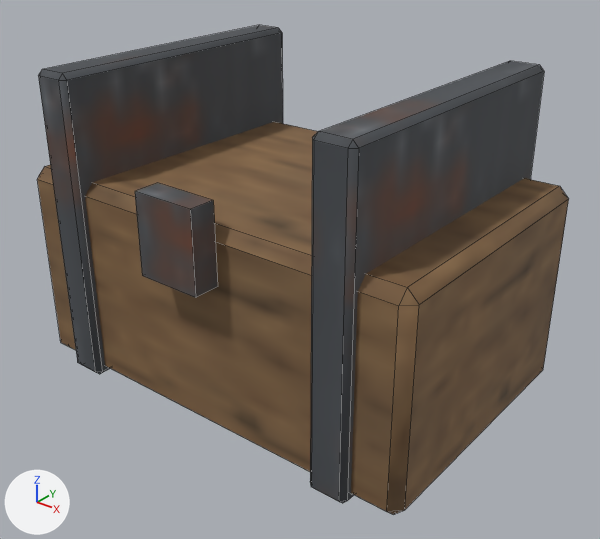
Two versions of the FBX model Export/Meshes/SW_Loot/SM_Chest_Common.fbx, one commit apart.
The view is the same before and after, from a camera (50 mm lens) standing at (3.69, -4.54, 3.66) and looking at (0.15, -0.12, 0.92). The axes (+X, +Y, +Z) are drawn at lower left. The lights are the same throughout. The first picture is the older version. Mesh edges are drawn as thin lines.

Objects in the first picture: 'SM_Chest_Common'.
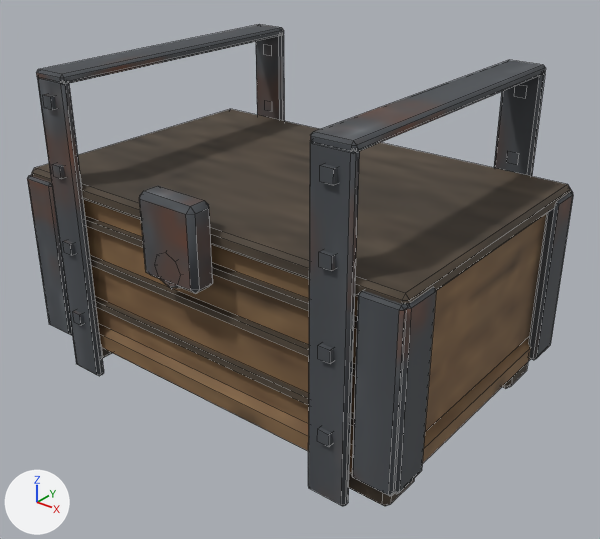
Pixel boxes (x1, y1, x2, y2) of what changed, in the pictures (600 x 539 px; the box of a moved part takes in the faces that stretch with it):
'SM_Chest_Common', reshaped
    before: (37, 25, 569, 514)
    after: (27, 25, 573, 506)
part 1 of me_sm_chest_common, added (mostly hidden)
    after: (95, 297, 354, 426)
part 2 of me_sm_chest_common, moved or reshaped
    before: (37, 122, 569, 514)
    after: (83, 200, 546, 445)
part 3 of me_sm_chest_common, added (mostly hidden)
    after: (90, 255, 356, 376)
part 4 of me_sm_chest_common, added (mostly hidden)
    after: (85, 216, 357, 329)
part 5 of me_sm_chest_common, added
    after: (72, 311, 84, 325)
part 6 of me_sm_chest_common, moved or reshaped (not visible afterwards)
    before: (38, 25, 283, 374)
part 7 of me_sm_chest_common, moved or reshaped
    before: (310, 61, 544, 503)
    after: (395, 287, 436, 494)
part 8 of me_sm_chest_common, added
    after: (529, 192, 573, 360)
part 9 of me_sm_chest_common, added
    after: (63, 240, 75, 255)
part 10 of me_sm_chest_common, added
    after: (52, 163, 65, 179)
part 11 of me_sm_chest_common, added
    after: (43, 94, 56, 110)
part 12 of me_sm_chest_common, added
    after: (317, 427, 332, 447)
part 13 of me_sm_chest_common, added
    after: (318, 343, 333, 363)
part 14 of me_sm_chest_common, added
    after: (319, 250, 335, 271)
part 15 of me_sm_chest_common, added
    after: (320, 164, 337, 185)
part 16 of me_sm_chest_common, rebuilt (11% narrower, 6% shorter)
    before: (135, 183, 218, 298)
    after: (139, 186, 213, 294)
part 17 of me_sm_chest_common, added
    after: (27, 25, 573, 506)

Diff of the bpy script that builds the scene:
```diff
--- a/Export/Meshes/SW_Loot/SM_Chest_Common.fbx.py
+++ b/Export/Meshes/SW_Loot/SM_Chest_Common.fbx.py
@@ me_sm_chest_common @@
-me_sm_chest_common.from_pydata(...)  # 80 vertices, 84 faces; spans x -1.7..1.7, y -1.3..1.17, z 0.0..2.4
+me_sm_chest_common.from_pydata(...)  # 736 vertices, 736 faces; spans x -1.7..1.7, y -1.3..1.17, z 0.0..2.4
+# me_sm_chest_common part 1: a new loose piece, a box spanning x -1.55..1.55, y -1.095..-1.045, z 0.595..0.645, in mat_m_survivalatlas_embed (picture img_t_survivalatlas_color_embed256_png)
+# me_sm_chest_common part 2: the loose piece of 24 vertices spanning x -1.7..1.7, y -1.1..1.1, z 0.0..1.6 is scaled about its middle by (0.947, 0.965, 0.85), then moved by (0.0, 0.0, 0.1)
+# me_sm_chest_common part 3: a new loose piece, a box spanning x -1.55..1.55, y -1.095..-1.045, z 0.955..1.005, in mat_m_survivalatlas_embed (picture img_t_survivalatlas_color_embed256_png)
+# me_sm_chest_common part 4: a new loose piece, a box spanning x -1.55..1.55, y -1.095..-1.045, z 1.275..1.325, in mat_m_survivalatlas_embed (picture img_t_survivalatlas_color_embed256_png)
+# me_sm_chest_common part 5: a new loose piece, a box spanning x -1.245..-1.155, y -1.205..-1.155, z 0.455..0.545, in mat_m_survivalatlas_embed (picture img_t_survivalatlas_color_embed256_png)
+# me_sm_chest_common part 6: the loose piece of 24 vertices spanning x -1.35..-1.05, y -1.17..1.17, z 0.0..2.4 is scaled about its middle by (0.223, 0.119, 0.543), then moved by (-0.46, 0.97, -0.3)
+# me_sm_chest_common part 7: the loose piece of 24 vertices spanning x 1.05..1.35, y -1.17..1.17, z 0.0..2.4 is scaled about its middle by (0.223, 0.119, 0.543), then moved by (0.46, -0.97, -0.3)
+# me_sm_chest_common part 8: the loose piece of 24 vertices spanning x 1.05..1.35, y -1.17..1.17, z 0.0..2.4 is copied, and the copy is scaled about its middle by (0.223, 0.119, 0.543), then moved by (0.46, 0.97, -0.3); it spans x 1.62..1.7, y 0.82..1.12, z 0.25..1.55
+# me_sm_chest_common part 9: a new loose piece, a box spanning x -1.245..-1.155, y -1.205..-1.155, z 1.055..1.145, in mat_m_survivalatlas_embed (picture img_t_survivalatlas_color_embed256_png)
+# me_sm_chest_common part 10: a new loose piece, a box spanning x -1.245..-1.155, y -1.205..-1.155, z 1.655..1.745, in mat_m_survivalatlas_embed (picture img_t_survivalatlas_color_embed256_png)
+# me_sm_chest_common part 11: a new loose piece, a box spanning x -1.245..-1.155, y -1.205..-1.155, z 2.155..2.245, in mat_m_survivalatlas_embed (picture img_t_survivalatlas_color_embed256_png)
+# me_sm_chest_common part 12: a new loose piece, a box spanning x 1.155..1.245, y -1.205..-1.155, z 0.455..0.545, in mat_m_survivalatlas_embed (picture img_t_survivalatlas_color_embed256_png)
+# me_sm_chest_common part 13: a new loose piece, a box spanning x 1.155..1.245, y -1.205..-1.155, z 1.055..1.145, in mat_m_survivalatlas_embed (picture img_t_survivalatlas_color_embed256_png)
+# me_sm_chest_common part 14: a new loose piece, a box spanning x 1.155..1.245, y -1.205..-1.155, z 1.655..1.745, in mat_m_survivalatlas_embed (picture img_t_survivalatlas_color_embed256_png)
+# me_sm_chest_common part 15: a new loose piece, a box spanning x 1.155..1.245, y -1.205..-1.155, z 2.155..2.245, in mat_m_survivalatlas_embed (picture img_t_survivalatlas_color_embed256_png)
+# me_sm_chest_common part 16: the loose piece of 8 vertices spanning x -0.25..0.25, y -1.3..-1.1, z 1.2..1.8 is rebuilt with 24 vertices and now spans x -0.25..0.25, y -1.3..-1.1, z 1.2..1.8
+# me_sm_chest_common part 17: 440 vertices added at x -1.7..1.68, y -1.3..1.17, z 0.0..2.4
+# other edits to the shape of me_sm_chest_common do not show in these pictures
 me_sm_chest_common.materials.append(mat_m_survivalatlas_embed)
```
